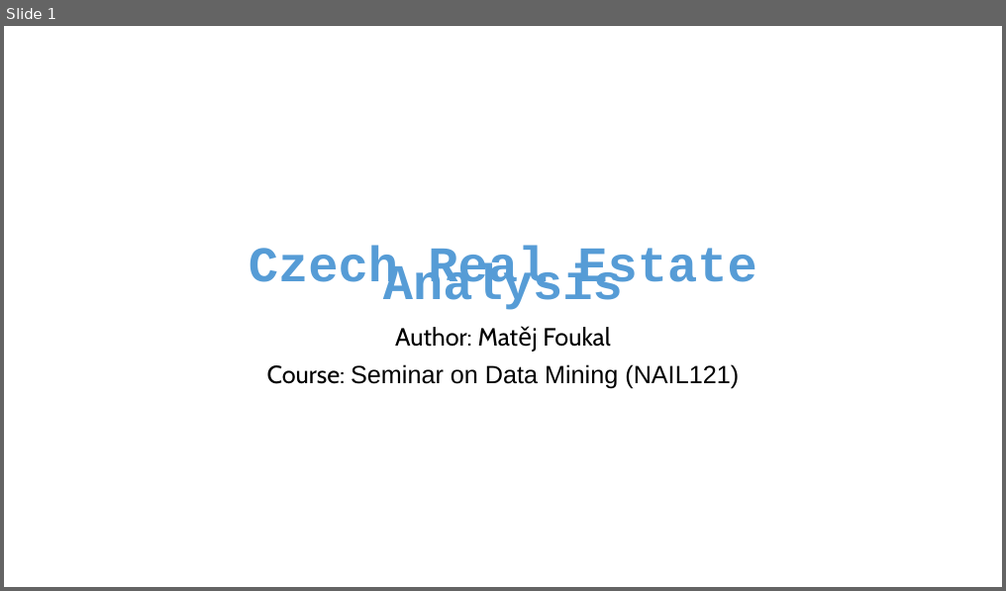
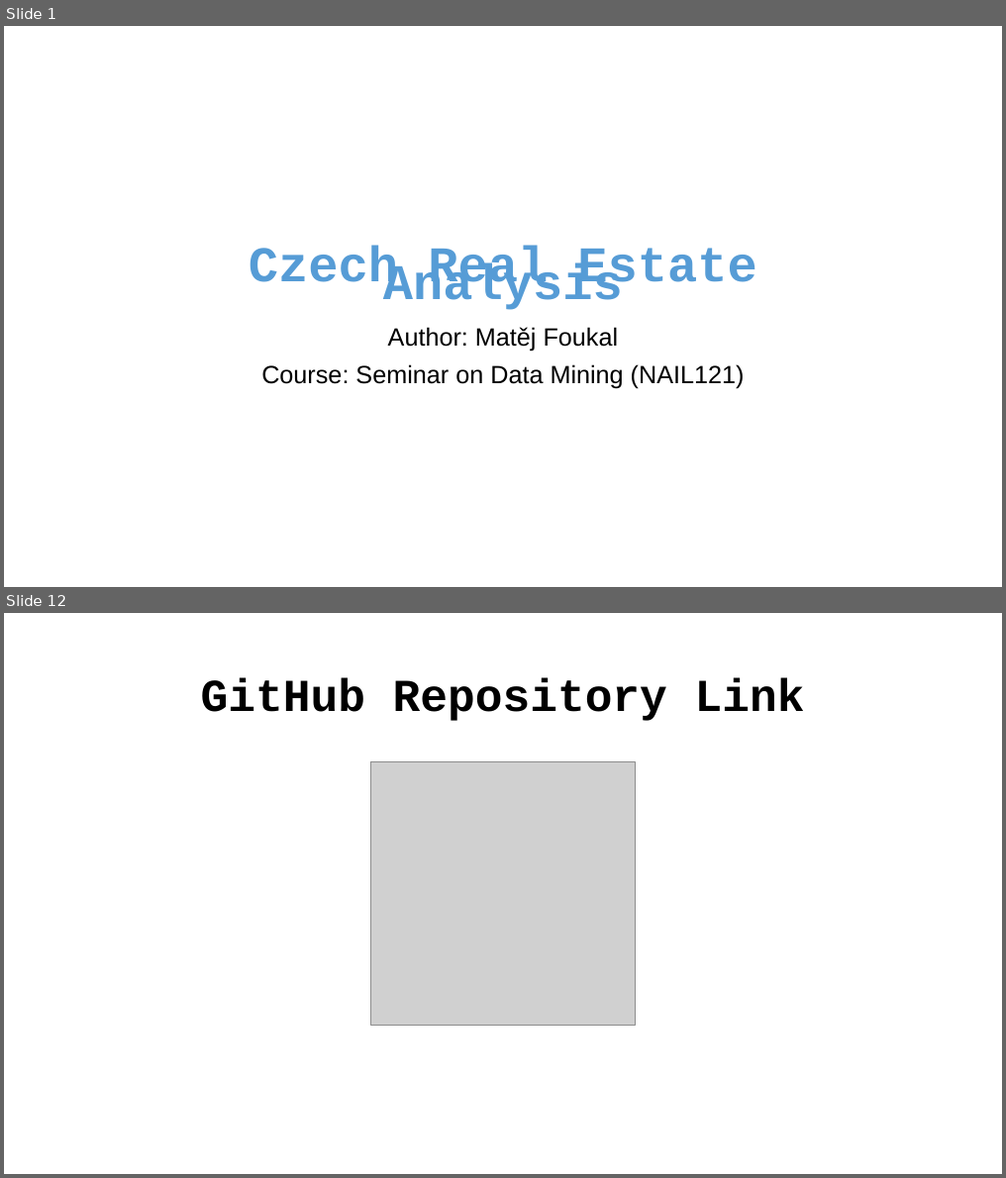
Before and after one commit to MiraZzle/cz-real-estate-analysis, a slide deck: Czech Real Estate Analysis - presentation.pptx. Shown one above the other, each under a label of ours: slide 1 before the commit, slides 1 and 12 after it; the slides between them are not shown. The pictures are 1006x591 and 1006x1178 pixels, drawn with LibreOffice and Linux fonts; fonts in the diff are those of the drawing; grey boxes stand for pictures. Boxes give left, top, right and bottom in pixels: in the first picture for what was removed or moved away, otherwise in the second. Text is boxed around its words. In the diff, an @@ line names an element or a change of style, - is before the commit and + after.

```diff
--- a/Czech Real Estate Analysis - presentation.pptx
+++ b/Czech Real Estate Analysis - presentation.pptx
@@ slide 12 added at [4,613,1002,1174], background #FFFFFF @@
@@ title added at [201,679,805,721], 44 pt, text #000000, bold @@
+GitHub Repository Link
@@ picture added at [371,761,635,1026] @@
@@ slide 1 changed as well @@
@@ subtitle "Author: Matěj Foukal" at [261,327,745,388]: font Cabin to Arial in "Author: Matěj Foukal", "Course:" @@
```
Also in this commit, not shown: 7 other slides changed, 3 other slides added, 5 slides removed, 11 other files.
